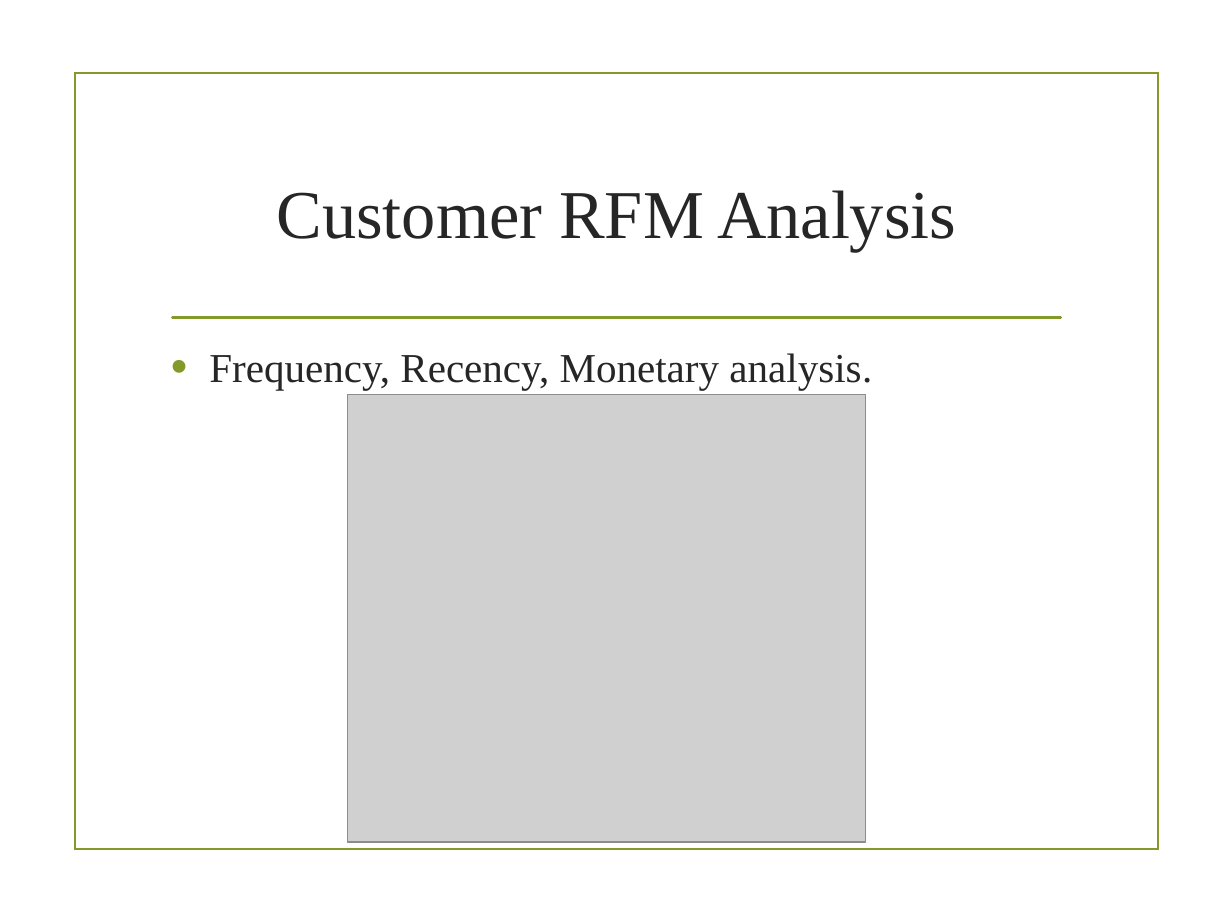
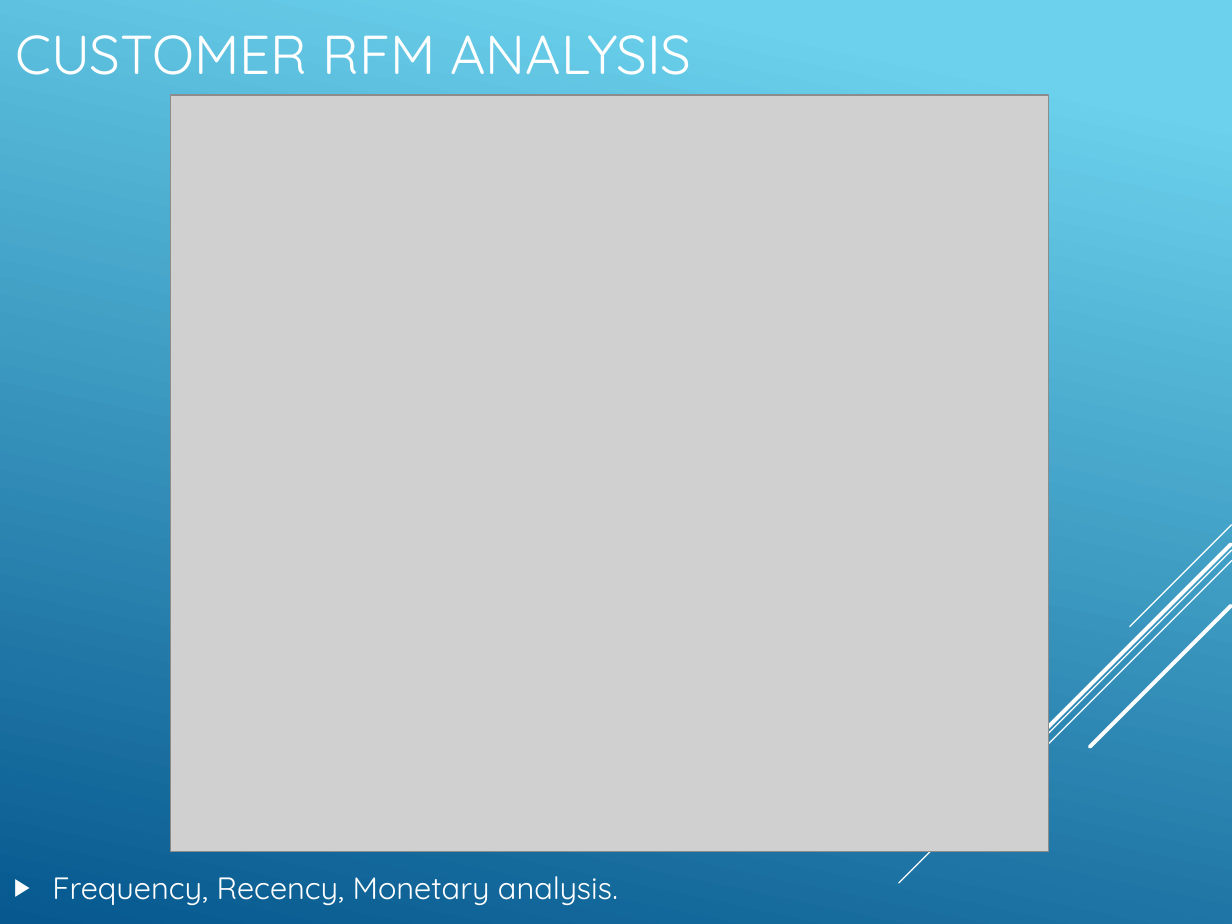
Before and after one commit to weihg27/ecommerce-project, a slide deck: slide 14 of slices/Olist_Ecommerce_Project_Presentation.pptx (slide 8 before the commit). Drawn at 1232x924 pixels with LibreOffice and Linux fonts; fonts in the diff are those of the drawing; grey boxes stand for pictures; background and template pictures are left out. Boxes give left, top, right and bottom in pixels: in the first picture for what was removed or moved away, otherwise in the second. Text is boxed around its words. In the diff, an @@ line names an element or a change of style, - is before the commit and + after.

```diff
--- a/slices/Olist_Ecommerce_Project_Presentation.pptx
+++ b/slices/Olist_Ecommerce_Project_Presentation.pptx
@@ background picture (left out) to gradient #6ED2EB to #06588E @@
@@ title at (15,35,691,75): text changed; size 40 to 32 pt; font Times New Roman to Quicksand; text colour #262626 to #FFFFFF @@
-Customer RFM Analysis
+CUSTOMER RFM ANALYSIS
@@ rectangle removed at (75,73,1158,849) @@
@@ picture: place and size @@
-picture at (347,394,866,841)
+picture at (170,95,1048,851)
@@ line removed from (172, 318) to (1061, 318) @@
@@ group added at (899,525,1232,883): 5 lines @@
@@ text "Frequency, Recency, Monetary analysis.": place and size @@
-text "Frequency, Recency, Monetary analysis." at (209,353,872,390)
+text "Frequency, Recency, Monetary analysis." at (52,876,618,905)
@@ text "Frequency, Recency, Monetary analysis." at (52,876,618,905): size 24 to 18 pt, font Times New Roman to Quicksand, text colour #262626 to #FFFFFF; bullet • to ▶; less space between paragraphs; bullet colour #83992A to #FFFFFF; vertical alignment top to middle @@
```
Also in this commit, not shown: 6 other slides changed, 8 slides added, 2 slides removed, 1 other file.
